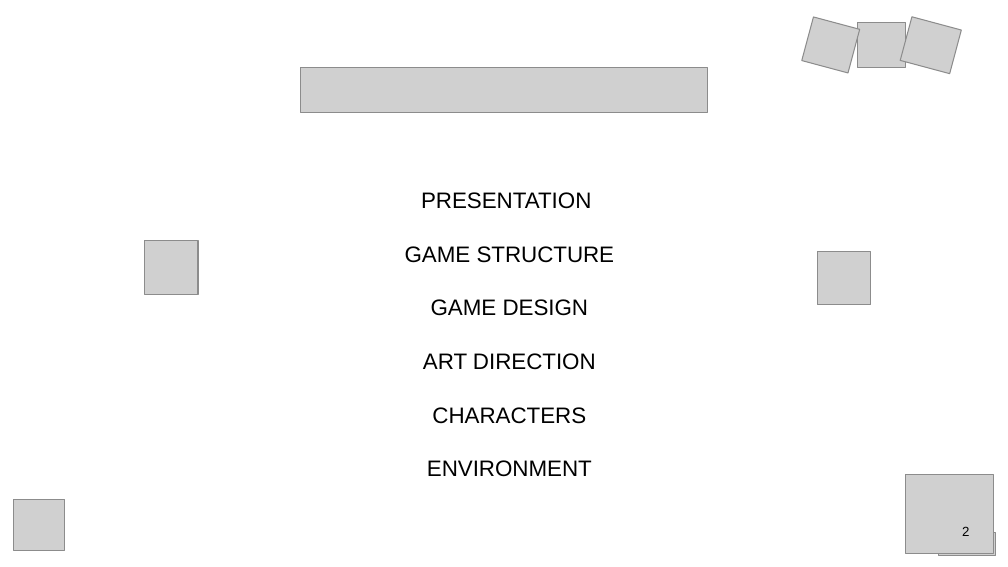
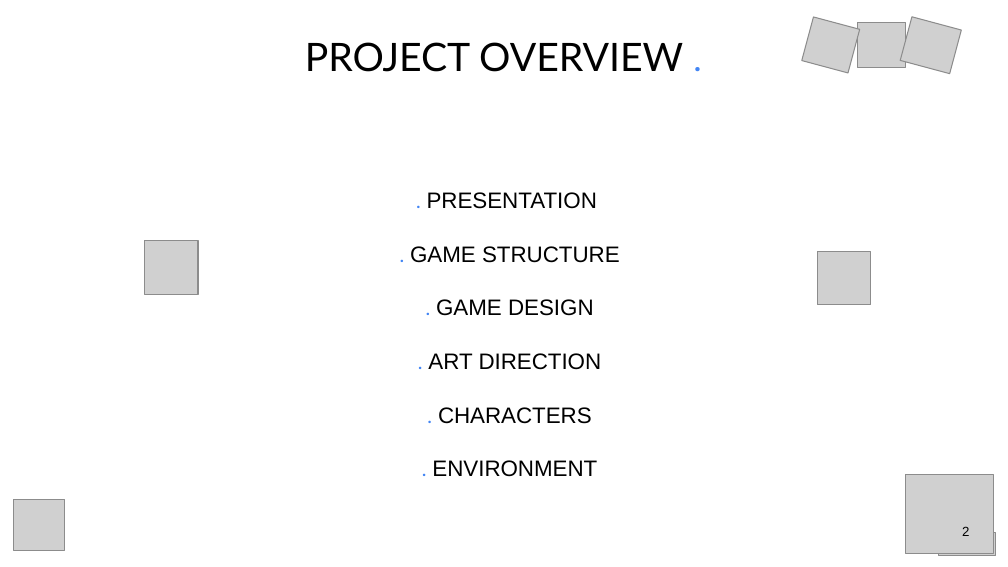
Before and after one commit to Aaresh/Dodge-Hit, a slide deck: slide 2 of Prez/DodgeHit_Jury.pptx. Drawn at 1008x567 pixels with LibreOffice and Linux fonts; fonts in the diff are those of the drawing; grey boxes stand for pictures; background and template pictures are left out. Boxes give left, top, right and bottom in pixels: in the first picture for what was removed or moved away, otherwise in the second. Text is boxed around its words. In the diff, an @@ line names an element or a change of style, - is before the commit and + after.

```diff
--- a/Prez/DodgeHit_Jury.pptx
+++ b/Prez/DodgeHit_Jury.pptx
@@ text added at (305,42,683,72), 28 pt, text #000000 @@
+PROJECT OVERVIEW .
@@ picture removed at (300,68,707,113) @@
@@ text at (410,192,620,477): text changed @@
-PRESENTATION
-GAME STRUCTURE
-GAME DESIGN
-ART DIRECTION
-CHARACTERS
-ENVIRONMENT
+. PRESENTATION
+. GAME STRUCTURE
+. GAME DESIGN
+. ART DIRECTION
+. CHARACTERS
+. ENVIRONMENT
```
Also in this commit, not shown: 2 other slides changed, 5 slides added, 5 slides removed, 1 other file.
